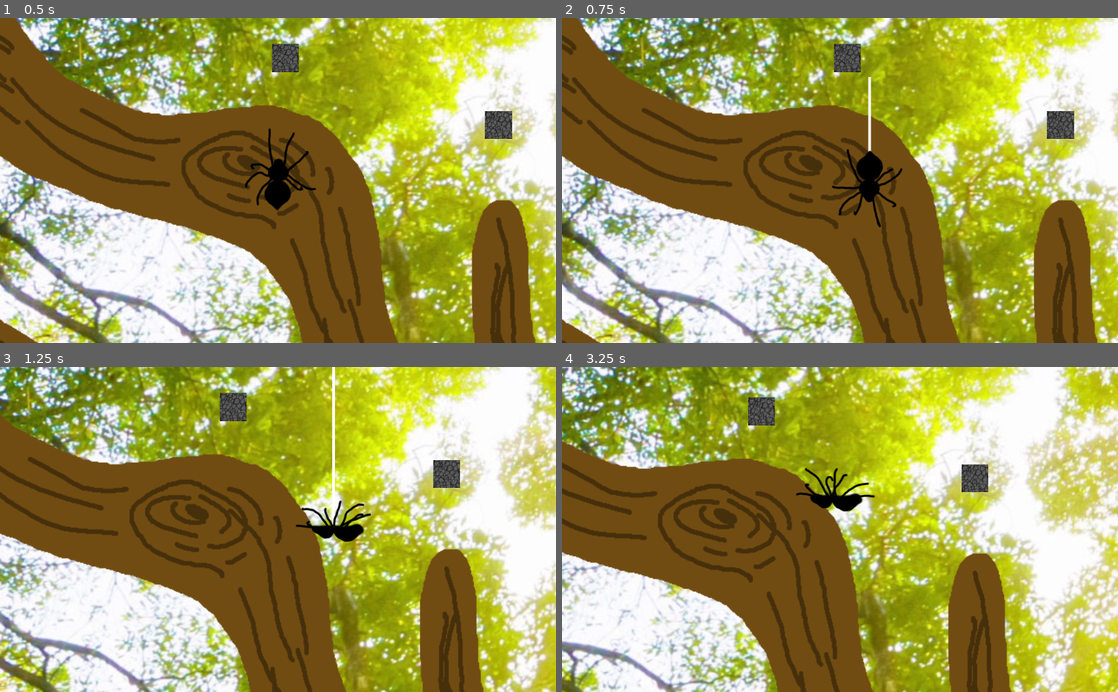
Above: before the commit, frames 1-4 (two rows, left to right).
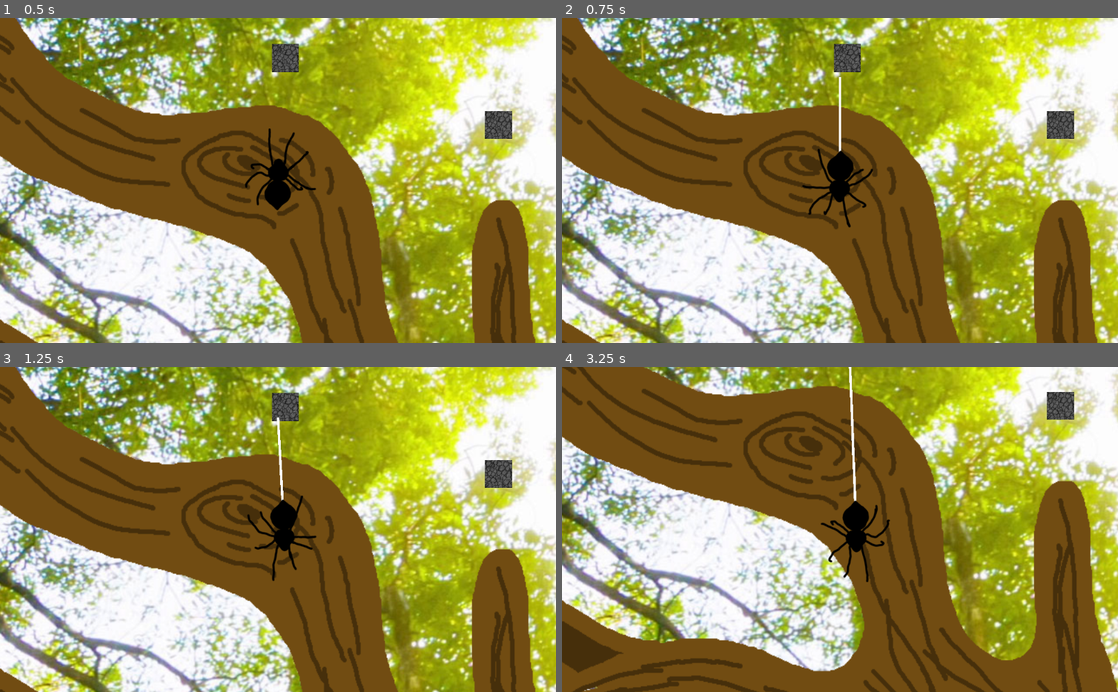
Above: after the commit, the same moments.

Repository: MarmotaGames/aracnotopia
Game: Godot game, scene res://levels/main/main.tscn
Same seed, same stepped clock (60 frames per second), same inputs: the game is played once before the commit and once after it.
Inputs (mouse positions are in pixels of both pictures, inside the frame that each line leads up to):
- Up to frame 1 (0.5 s): no input
- Up to frame 2 (0.75 s): tap Enter at 0.5 s; move the mouse to (962, 164) at 0.52 s; press the mouse at (962, 164) at 0.53 s; hold Right (ui_right) from 0.53 s (still down)
- Up to frame 3 (1.25 s): keep holding Right (ui_right)
- Up to frame 4 (3.25 s): move the mouse to (728, 545) at 1.27 s; release Right (ui_right) at 1.28 s; release the mouse at (728, 545) at 1.28 s; hold Down (ui_down) 1.28-2.03 s; tap Ctrl (attachOrDetachFromArea) at 1.35 s; click (728, 545) at 1.55 s; move the mouse to (895, 458) at 2.02 s; press the mouse at (895, 458) at 2.03 s; hold Right (ui_right) 2.03-2.78 s; tap L (dropFromWeb) at 2.1 s; move the mouse to (812, 594) at 2.77 s; release the mouse at (812, 594) at 2.78 s; hold Up (ui_up) from 2.78 s (still down); click (812, 594) at 2.85 s

Frame 1 is identical in both runs. In frame 2, 1.7% of the frame differs, in the area x 43-62%, y 18-65%; in frame 3, 71%; in frame 4, 89%, in the area x 0-100%, y 0-100%.

Commit message:
Various bug fixes

Diff:
--- a/GodotProject/areas/DeathArea.gd
+++ b/GodotProject/areas/DeathArea.gd
@@ -23,8 +23,11 @@
 		$"/root/Root/Spider".rotation = 0
 		$"/root/Root/Spider".angle = 0
 
-func _on_DeathArea_body_exited(body):
-	gameover = true
 
 func _on_Timer_timeout():
 	gameover = true
+
+
+func _on_DeathArea_area_exited(area):
+	if area.name == "SpiderArea":
+		gameover=true
--- /dev/null
+++ b/GodotProject/debug/dirKeysDebugger.gd
@@ -0,0 +1,20 @@
+extends Position2D
+var ready
+
+func _ready():
+	ready = 1
+
+func _process(delta):
+#	if ready:
+	self.position.x = get_node("../Spider").position.x
+	self.position.y = get_node("../Spider").position.y - 50
+
+#	var up = str(get_node("../Spider").dirKeys[0])
+	var up = str(get_node("../Spider").angular_velocity)
+	var down = str(get_node("../Spider").dirKeys[1])
+	var left = str(get_node("../Spider").dirKeys[2])
+	var right = str(get_node("../Spider").dirKeys[3])
+	get_node("Label_up").set_text(up)
+	get_node("Label_down").set_text(down)
+	get_node("Label_left").set_text(left)
+	get_node("Label_right").set_text(right)
--- /dev/null
+++ b/GodotProject/debug/dirKeysDebugger.tscn
@@ -0,0 +1,96 @@
+[gd_scene load_steps=2 format=2]
+
+[ext_resource path="res://debug/dirKeysDebugger.gd" type="Script" id=1]
+
+[node name="Position2D" type="Position2D"]
+
+position = Vector2( 15.4757, 0 )
+script = ExtResource( 1 )
+_sections_unfolded = [ "Transform" ]
+
+[node name="Label_up" type="Label" parent="." index="0"]
+
+anchor_left = 0.0
+anchor_top = 0.0
+anchor_right = 0.0
+anchor_bottom = 0.0
+margin_left = -19.0
+margin_top = -24.0
+margin_right = 21.0
+margin_bottom = -10.0
+rect_pivot_offset = Vector2( 0, 0 )
+rect_clip_content = false
+mouse_filter = 2
+mouse_default_cursor_shape = 0
+size_flags_horizontal = 1
+size_flags_vertical = 4
+text = "0"
+percent_visible = 1.0
+lines_skipped = 0
+max_lines_visible = -1
+
+[node name="Label_down" type="Label" parent="." index="1"]
+
+visible = false
+anchor_left = 0.0
+anchor_top = 0.0
+anchor_right = 0.0
+anchor_bottom = 0.0
+margin_left = -20.0
+margin_top = 12.0
+margin_right = 20.0
+margin_bottom = 26.0
+rect_pivot_offset = Vector2( 0, 0 )
+rect_clip_content = false
+mouse_filter = 2
+mouse_default_cursor_shape = 0
+size_flags_horizontal = 1
+size_flags_vertical = 4
+text = "0"
+percent_visible = 1.0
+lines_skipped = 0
+max_lines_visible = -1
+
+[node name="Label_left" type="Label" parent="." index="2"]
+
+visible = false
+anchor_left = 0.0
+anchor_top = 0.0
+anchor_right = 0.0
+anchor_bottom = 0.0
+margin_left = -48.0
+margin_top = -8.0
+margin_right = -8.0
+margin_bottom = 6.0
+rect_pivot_offset = Vector2( 0, 0 )
+rect_clip_content = false
+mouse_filter = 2
+mouse_default_cursor_shape = 0
+size_flags_horizontal = 1
+size_flags_vertical = 4
+text = "0"
+percent_visible = 1.0
+lines_skipped = 0
+max_lines_visible = -1
+
+[node name="Label_right" type="Label" parent="." index="3"]
+
+visible = false
+anchor_left = 0.0
+anchor_top = 0.0
+anchor_right = 0.0
+anchor_bottom = 0.0
+margin_left = 10.0
+margin_top = -8.0
+margin_right = 50.0
+margin_bottom = 6.0
+rect_pivot_offset = Vector2( 0, 0 )
+rect_clip_content = false
+mouse_filter = 2
+mouse_default_cursor_shape = 0
+size_flags_horizontal = 1
+size_flags_vertical = 4
+text = "0"
+percent_visible = 1.0
+lines_skipped = 0
+max_lines_visible = -1
--- a/GodotProject/player/Player_rigido.gd
+++ b/GodotProject/player/Player_rigido.gd
@@ -19,7 +19,11 @@
 export (int) var speed = 300
 var direction = Vector2(0,-1)
 var angle = 0
+var moving #verifica se o player está andando nesse momento
+
 var dirKeys = [0, 0, 0, 0]
+#Guarda as teclas direcionais que estão sendo apertadas (1: apertado 0: não)
+#up, down, left, right, nessa ordem
 
 func _ready():
 	if spiderOnWeb:
@@ -40,21 +44,36 @@
 		webPinJointNode.set_node_b("../../Spider")
 
 func _physics_process(delta):
+	if spiderIsLaunchingWeb:
+		alignWithMouse()
+
 	if fall:
+		var sinal
+		if linear_velocity.x > 0:
+			sinal = 1
+		elif linear_velocity.x < 0:
+			sinal = -1
+		else:
+			sinal = 0
+		set_angular_velocity(5*sinal)
 		if fallInit:
 			fallInit = false
 			self.rotation_degrees = 0
 			set_linear_velocity(Vector2(self.linear_velocity.x,0))
 		gravity_scale = 8
+	if fall or spiderIsLaunchingWeb:
+		resetInput()
 
 	else:
 		gravity_scale = 0
 		fallInit = true
+		set_angular_velocity(0)
 
 	update_rotation()
 
 	if not spiderIsLaunchingWeb:
 		checkAttachOrDettach()
+		#update_rotation()
 
 	if not fall and not spiderIsLaunchingWeb:
 		update_direction()
@@ -63,8 +82,10 @@
 			#Verifica se alguma das teclas direcionais está apertada
 			#e processa o movimento
 			set_linear_velocity(direction.normalized()*speed)
+			moving = true
 		else:
 			set_linear_velocity(Vector2(0,0))
+			moving = false
 
 	if not spiderOnWeb:
 		if Input.is_action_pressed("launchWeb"):
@@ -74,8 +95,11 @@
 				webNode.show()
 
 			else:
+				if moving:
+					moving = false
+					resetInput()
+				set_linear_velocity(Vector2(0,0))
 				spiderIsLaunchingWeb = true
-
 				webInstance = web_scene.instance()
 				get_parent().add_child(webInstance)
 				loadWebNodes()
@@ -86,7 +110,7 @@
 				webNode.set_global_position(webPosition)
 
 				webNode.set_gravity_scale(0)
-		elif Input.is_action_just_released("launchWeb"):
+		elif Input.is_action_just_released("launchWeb") and spiderIsLaunchingWeb:
 			spiderIsLaunchingWeb = false
 			webInstance.queue_free()
 
@@ -159,12 +183,9 @@
 		else:
 			self.rotation_degrees = 0
 	elif spiderIsLaunchingWeb:
-		self.rotation_degrees = 0
-		direction.y = 1
-		dirKeys[1] = 1
-		if not dirKeys[2] and not dirKeys[3]:
-			direction.x = 0
-		dirKeys[1] = 0
+		alignWithMouse()
+		#direction.y = 1
+		#direction.x = 0
 
 	elif not fall:
 		if direction.x == 0:
@@ -202,3 +223,17 @@
 	webPinJointNode = get_node("../Web/PinJoint2D")
 	positionNode = get_node("../Web/Sprite/Position2D")
 	bottomNode = get_node("../Web/Sprite/Position2DBottom")
+
+func resetInput():
+	for i in range(0,4):
+		dirKeys[i] = 0
+
+func alignWithMouse():
+	var mousePos = get_viewport().get_mouse_position()
+	var deltaX =  mousePos.x - self.position.x
+	var deltaY =  -1*(mousePos.y - self.position.y)
+#	if deltaY == 0:
+#		deltaY = 0.001
+	var angle = (atan(deltaX/deltaY))
+	#print(angulo)
+	self.rotation = angle
